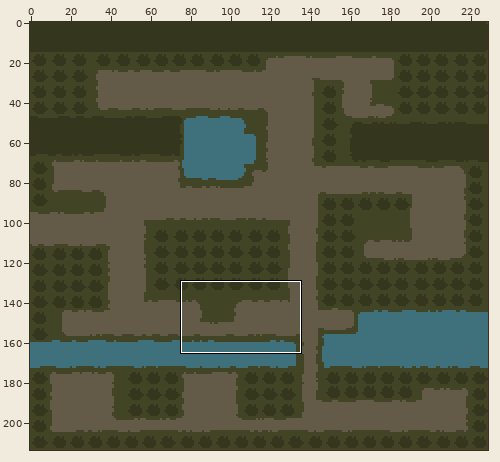
Sprite sheet, stored at Assets/Resources/Images/MiniMap/mini map_permian.png. The first picture is a wide view before the edit; the outline marks the close-up.
Close-up. Before the edit:
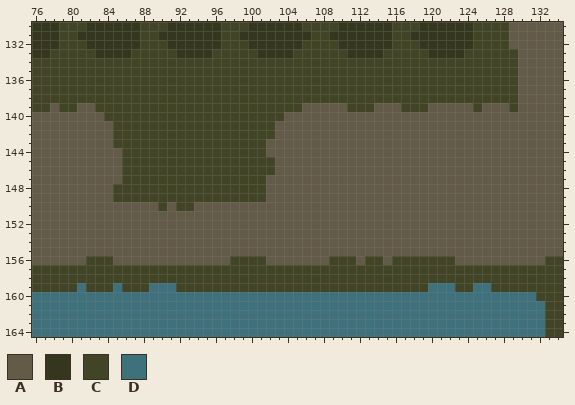
The file is 229x214 pixels. Colours within 5 levels of each other are drawn and written as one. Shown: x 76..134, y 130..164.
Palette (. is transparent): A #635b48  B #34371e  C #414525  D #3f717d
Pixels before, first column x 76:
130 BBBCCCBBBBBBCCCBBBBBBCCCBBBBBBCCCCBBBBBBCCCBBBBBBCCCCAAAAAA
131 BBBCCBBBBBBBCCBBBBBBBCCBBBBBBBBCCBBBBBBBCCBBBBBBBCCCCAAAAAA
132 BBBCCCBBBBBBCCCBBBBBBCCCBBBBBBCCCCBBBBBBCCCBBBBBBCCCCAAAAAA
133 BBCCCCCBBBBCCCCCBBBBCCCCCBBBBCCCCCCBBBBCCCCCBBBBCCCCCCAAAAA
134 CCCCCCCCCCCCCCCCCCCCCCCCCCCCCCCCCCCCCCCCCCCCCCCCCCCCCCAAAAA
135 CCCCCCCCCCCCCCCCCCCCCCCCCCCCCCCCCCCCCCCCCCCCCCCCCCCCCCAAAAA
136 CCCCCCCCCCCCCCCCCCCCCCCCCCCCCCCCCCCCCCCCCCCCCCCCCCCCCCAAAAA
137 CCCCCCCCCCCCCCCCCCCCCCCCCCCCCCCCCCCCCCCCCCCCCCCCCCCCCCAAAAA
138 CCCCCCCCCCCCCCCCCCCCCCCCCCCCCCCCCCCCCCCCCCCCCCCCCCCCCCAAAAA
139 CCACCAACCCCCCCCCCCCCCCCCCCCCCCAAAAACCCAAACCCAAAAACAAACAAAAA
140 AAAAAAAACCCCCCCCCCCCCCCCCCCCAAAAAAAAAAAAAAAAAAAAAAAAAAAAAAA
141 AAAAAAAAACCCCCCCCCCCCCCCCCCAAAAAAAAAAAAAAAAAAAAAAAAAAAAAAAA
142 AAAAAAAAACCCCCCCCCCCCCCCCCCAAAAAAAAAAAAAAAAAAAAAAAAAAAAAAAA
143 AAAAAAAAACCCCCCCCCCCCCCCCCAAAAAAAAAAAAAAAAAAAAAAAAAAAAAAAAA
144 AAAAAAAAAACCCCCCCCCCCCCCCCAAAAAAAAAAAAAAAAAAAAAAAAAAAAAAAAA
145 AAAAAAAAAACCCCCCCCCCCCCCCCCAAAAAAAAAAAAAAAAAAAAAAAAAAAAAAAA
146 AAAAAAAAAACCCCCCCCCCCCCCCCCAAAAAAAAAAAAAAAAAAAAAAAAAAAAAAAA
147 AAAAAAAAAACCCCCCCCCCCCCCCCAAAAAAAAAAAAAAAAAAAAAAAAAAAAAAAAA
148 AAAAAAAAACCCCCCCCCCCCCCCCCAAAAAAAAAAAAAAAAAAAAAAAAAAAAAAAAA
149 AAAAAAAAACCCCCCCCCCCCCCCCCAAAAAAAAAAAAAAAAAAAAAAAAAAAAAAAAA
150 AAAAAAAAAAAAAACACCAAAAAAAAAAAAAAAAAAAAAAAAAAAAAAAAAAAAAAAAA
151 AAAAAAAAAAAAAAAAAAAAAAAAAAAAAAAAAAAAAAAAAAAAAAAAAAAAAAAAAAA
152 AAAAAAAAAAAAAAAAAAAAAAAAAAAAAAAAAAAAAAAAAAAAAAAAAAAAAAAAAAA
153 AAAAAAAAAAAAAAAAAAAAAAAAAAAAAAAAAAAAAAAAAAAAAAAAAAAAAAAAAAA
154 AAAAAAAAAAAAAAAAAAAAAAAAAAAAAAAAAAAAAAAAAAAAAAAAAAAAAAAAAAA
155 AAAAAAAAAAAAAAAAAAAAAAAAAAAAAAAAAAAAAAAAAAAAAAAAAAAAAAAAAAA
156 AAAAAACCCAAAAAAAAAAAAACCCCAAAAAAACCCACCACCCCCCCAAAAAAAAAACC
157 CCCCCCCCCCCCCCCCCCCCCCCCCCCCCCCCCCCCCCCCCCCCCCCCCCCCCCCCCCC
158 CCCCCCCCCCCCCCCCCCCCCCCCCCCCCCCCCCCCCCCCCCCCCCCCCCCCCCCCCCC
159 CCCCCDCCCDCCCDDDCCCCCCCCCCCCCCCCCCCCCCCCCCCCDDDCCDDCCCCCCCC
160 DDDDDDDDDDDDDDDDDDDDDDDDDDDDDDDDDDDDDDDDDDDDDDDDDDDDDDDDCCC
161 DDDDDDDDDDDDDDDDDDDDDDDDDDDDDDDDDDDDDDDDDDDDDDDDDDDDDDDDDCC
162 DDDDDDDDDDDDDDDDDDDDDDDDDDDDDDDDDDDDDDDDDDDDDDDDDDDDDDDDDCC
163 DDDDDDDDDDDDDDDDDDDDDDDDDDDDDDDDDDDDDDDDDDDDDDDDDDDDDDDDDCC
164 DDDDDDDDDDDDDDDDDDDDDDDDDDDDDDDDDDDDDDDDDDDDDDDDDDDDDDDDDCC
The result:
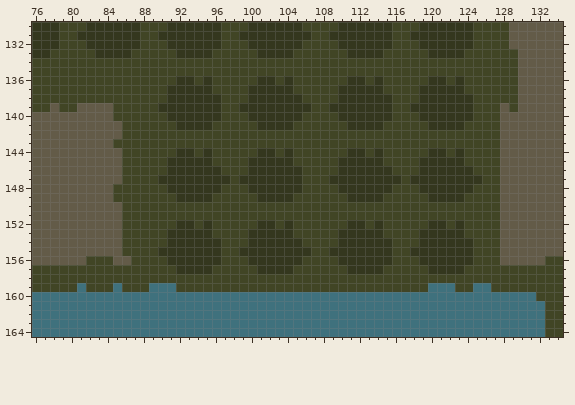
From old to new:
y 136: x 92..93 CC -> BB; x 95 C -> B; x 101..102 CC -> BB; x 104 C -> B; x 111..112 CC -> BB; x 114 C -> B; x 120..121 CC -> BB; x 123 C -> B
y 137: x 91..95 CCCCC -> BBBBB; x 100..104 CCCCC -> BBBBB; x 110..114 CCCCC -> BBBBB; x 119..123 CCCCC -> BBBBB
y 138: x 91..96 CCCCCC -> BBBBBB; x 100..105 CCCCCC -> BBBBBB; x 110..115 CCCCCC -> BBBBBB; x 119..124 CCCCCC -> BBBBBB
y 139: x 83..84 CC -> AA; x 90..96 CCCCCCC -> BBBBBBB; x 99..116 CCCCCCCAAAAACCCAAA -> BBBBBBBBCCBBBBBBBC; x 118..124 CCAAAAA -> BBBBBBB; x 126..127 AA -> CC
y 140: x 84 C -> A; x 91..96 CCCCCC -> BBBBBB; x 100..127 CCCCAAAAAAAAAAAAAAAAAAAAAAAA -> BBBBBBCCCCBBBBBBCCCBBBBBBCCC
y 141: x 85 C -> A; x 92..95 CCCC -> BBBB; x 101..127 CCAAAAAAAAAAAAAAAAAAAAAAAAA -> BBBBCCCCCCBBBBCCCCCBBBBCCCC
y 142: x 85 C -> A; x 103..127 AAAAAAAAAAAAAAAAAAAAAAAAA -> CCCCCCCCCCCCCCCCCCCCCCCCC
y 143: x 102..127 AAAAAAAAAAAAAAAAAAAAAAAAAA -> CCCCCCCCCCCCCCCCCCCCCCCCCC
y 144: x 92..93 CC -> BB; x 95 C -> B; x 101..127 CAAAAAAAAAAAAAAAAAAAAAAAAAA -> BBCBCCCCCCBBCBCCCCCBBCBCCCC
y 145: x 91..95 CCCCC -> BBBBB; x 100..127 CCCAAAAAAAAAAAAAAAAAAAAAAAAA -> BBBBBCCCCCBBBBBCCCCBBBBBCCCC
y 146: x 91..96 CCCCCC -> BBBBBB; x 100..127 CCCAAAAAAAAAAAAAAAAAAAAAAAAA -> BBBBBBCCCCBBBBBBCCCBBBBBBCCC
y 147: x 90..97 CCCCCCCC -> BBBBBBBB; x 99..127 CCCAAAAAAAAAAAAAAAAAAAAAAAAAA -> BBBBBBBCCCBBBBBBBBCBBBBBBBBCC
y 148: x 91..96 CCCCCC -> BBBBBB; x 100..127 CCAAAAAAAAAAAAAAAAAAAAAAAAAA -> BBBBBBCCCCBBBBBBCCCBBBBBBCCC
y 149: x 92..95 CCCC -> BBBB; x 101..127 CAAAAAAAAAAAAAAAAAAAAAAAAAA -> BBBBCCCCCCBBBBCCCCCBBBBCCCC
y 150: x 86..89 AAAA -> CCCC; x 91 A -> C; x 94..127 AAAAAAAAAAAAAAAAAAAAAAAAAAAAAAAAAA -> CCCCCCCCCCCCCCCCCCCCCCCCCCCCCCCCCC
y 151: x 86..127 AAAAAAAAAAAAAAAAAAAAAAAAAAAAAAAAAAAAAAAAAA -> CCCCCCCCCCCCCCCCCCCCCCCCCCCCCCCCCCCCCCCCCC
y 152: x 86..127 AAAAAAAAAAAAAAAAAAAAAAAAAAAAAAAAAAAAAAAAAA -> CCCCCCBBCBCCCCCBBCBCCCCCCBBCBCCCCCBBCBCCCC
y 153: x 86..127 AAAAAAAAAAAAAAAAAAAAAAAAAAAAAAAAAAAAAAAAAA -> CCCCCBBBBBCCCCBBBBBCCCCCBBBBBCCCCBBBBBCCCC
y 154: x 86..127 AAAAAAAAAAAAAAAAAAAAAAAAAAAAAAAAAAAAAAAAAA -> CCCCCBBBBBBCCCBBBBBBCCCCBBBBBBCCCBBBBBBCCC
y 155: x 86..127 AAAAAAAAAAAAAAAAAAAAAAAAAAAAAAAAAAAAAAAAAA -> CCCCBBBBBBBCCBBBBBBBBCCBBBBBBBCCBBBBBBBCCC
y 156: x 87..97 AAAAAAAAAAA -> CCCCBBBBBBC; x 100..108 CCAAAAAAA -> BBBBBBCCC; x 110..115 CCACCA -> BBBBBB; x 119..127 CCCCAAAAA -> BBBBBBCCC
y 157: x 92..95 CCCC -> BBBB; x 101..104 CCCC -> BBBB; x 111..114 CCCC -> BBBB; x 120..123 CCCC -> BBBB
Pixel boxes of the changes (left, top, right, bottom) in both close-ups:
changed: (95, 76, 500, 274)
